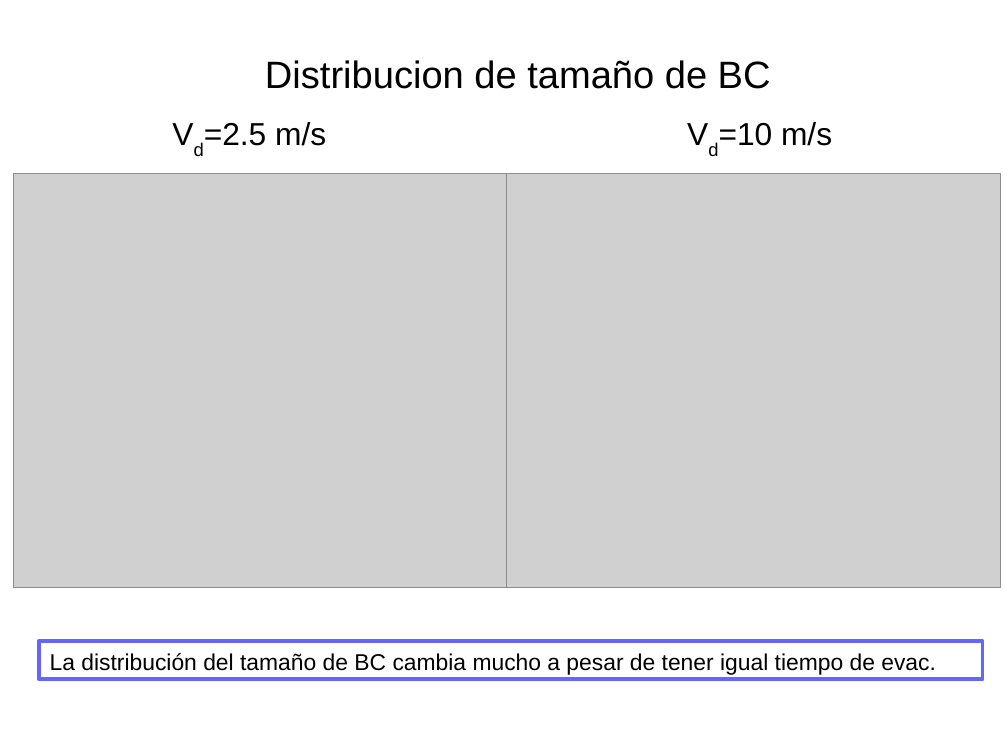
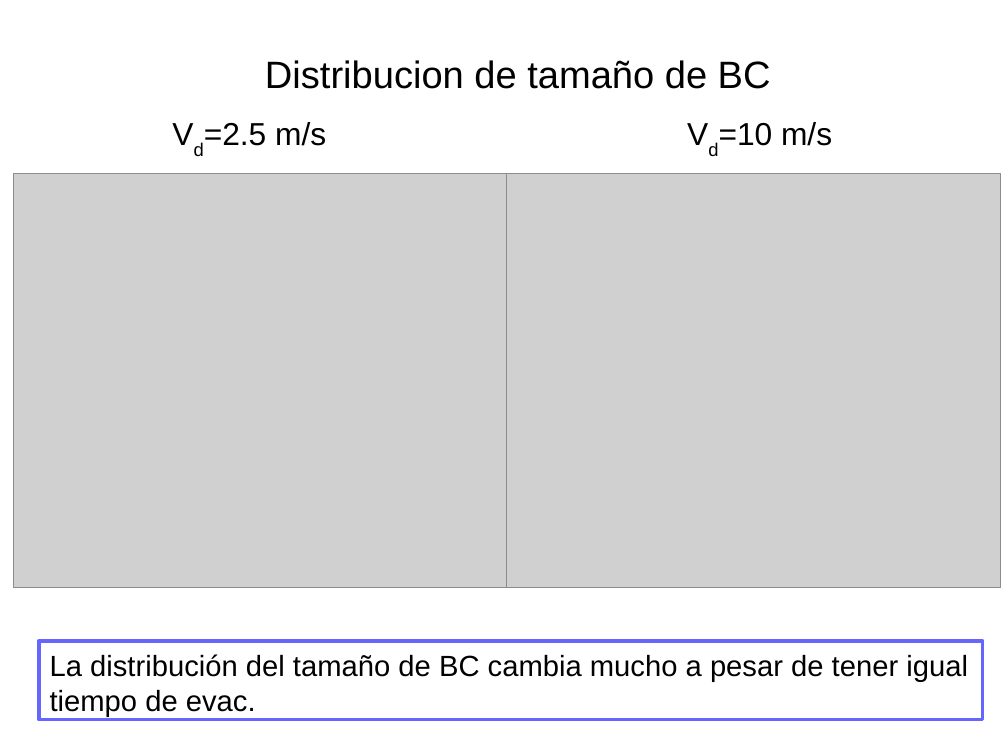
Before and after one commit to ignaciosticco/super_ath, a slide deck: slide 6 of present_superath1.odp. Drawn at 1008x756 pixels with LibreOffice and Linux fonts; fonts in the diff are those of the drawing; grey boxes stand for pictures. Boxes give left, top, right and bottom in pixels: in the first picture for what was removed or moved away, otherwise in the second. Text is boxed around its words. In the diff, an @@ line names an element or a change of style, - is before the commit and + after.

```diff
--- a/present_superath1.odp
+++ b/present_superath1.odp
@@ rectangle "La distribución del tamaño de ...": place and size @@
-rectangle "La distribución del tamaño de ..." at [38,641,982,680]
+rectangle "La distribución del tamaño de ..." at [38,641,982,720]
@@ rectangle "La distribución del tamaño de ..." at [38,641,982,720]: size 18 to 23 pt @@
```
Also in this commit, not shown: 3 other slides changed, 2 slides added, 6 other files.
